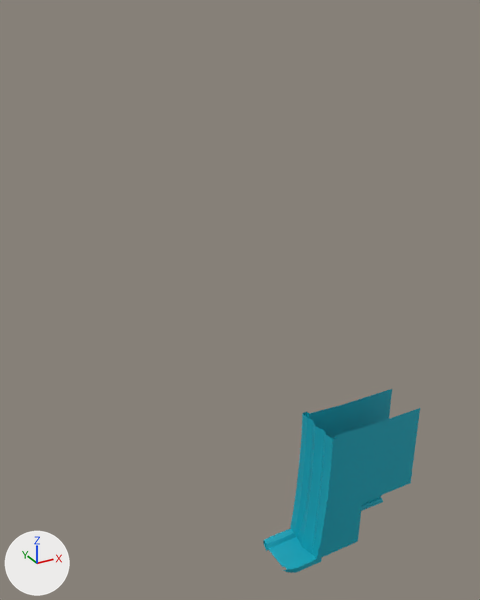
Renders of the FBX model New Unity Project/Assets/3D Assets/Wall_left_nocrystals.fbx from each side of a commit.
The view is the same before and after, from a 50 mm camera at (-0.0836, -0.1299, 0.1531) aimed at (-0.0003, 0.0217, 0.0773). Arrows for +X, +Y and +Z are at lower left; the lights stay in place. Where no turn or scale is listed for an object, it has been applied to the vertices.

Names of what the first picture shows: 'Wall_left_no_crystals'.
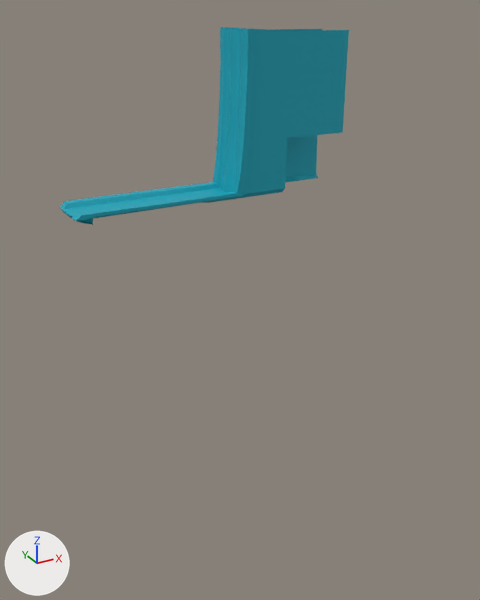
What differs and where, as boxes [x1, y1, x2, y2] in the pictures (480 x 600 px):
'Wall_left_no_crystals', reshaped, moved (84% wider, 8% taller)
    before: [263, 389, 420, 573]
    after: [60, 27, 349, 225]
part 1 of me_mesh, built on
    before: [263, 414, 337, 573]
    after: [60, 27, 252, 225]

The change, as a diff of the scene's bpy script:
```diff
--- a/New Unity Project/Assets/3D Assets/Wall_left_nocrystals.fbx.py
+++ b/New Unity Project/Assets/3D Assets/Wall_left_nocrystals.fbx.py
@@ me_mesh @@
 # used by ob_wall_left_no_crystals; location = (0.0, 0.0, 0.0)
-me_mesh.from_pydata(...)  # 203 vertices, 169 faces; spans x -0.0002..0.0463, y -0.0076..0.0076, z -0.0012..0.0435
+me_mesh.from_pydata(...)  # 337 vertices, 301 faces; spans x -0.0357..0.0463, y -0.0079..0.0075, z -0.0028..0.0435
+# me_mesh part 1
+# 8 vertices are removed from x -0.0002..0.0, y -0.0068..0.007, z -0.0001..0.0013
+# 28 faces are deleted
+# 19 vertices in x 0.0027..0.0144, y -0.0076..-0.0049, z 0.0003..0.0347 move by (0.0, -0.0003, 0.0)
+# 12 vertices in x 0.0027..0.0462, y 0.0049..0.0074, z -0.0003..0.0075 move by (0.0, 0.0001, 0.0)
+# 5 vertices in x 0.0027..0.0119, y 0.0069, z -0.0002 move by (0.0, -0.0003, -0.0001)
+# 4 vertices in x 0.0027..0.0101, y 0.0074, z 0.0011 move by (0.0, 0.0001, 0.0001)
+# 4 vertices in x 0.0117..0.0127, y 0.0046, z 0.0147..0.0435 move by (0.0, 0.0004, 0.0)
+# 4 vertices in x 0.0027..0.0101, y -0.0074, z 0.0011 move by (0.0, -0.0003, 0.0001)
+# 19 vertices move from x 0.0027..0.0267, y -0.0075..0.0057, z -0.0006..0.0435 to x 0.0027..0.0267, y -0.0079..0.0058, z -0.0003..0.0435
+# 93 vertices are added at x -0.0357..0.0131, y -0.0077..0.0075, z -0.0028..0.0435
+# 7 new vertices lie (-0.0027, 0.0, 0.0) away from vertices in x 0.0027, y -0.0074..0.0074, z -0.0002..0.0012
+# 10 new vertices lie (-0.0304, 0.0, 0.0) away from vertices in x 0.0, y -0.0077..0.0075, z -0.0003..0.0012
+# 9 new vertices lie (-0.0004, 0.0, 0.0) away from vertices in x -0.0304, y -0.0077..0.0075, z -0.0001..0.0012
+# 6 new vertices lie (0.0, -0.0019, 0.0) away from vertices in x -0.0308..0.0061, y 0.0042..0.0043, z 0.0
+# 6 new vertices lie (0.0, 0.0018, 0.0) away from vertices in x -0.0308..0.0061, y -0.0043, z 0.0
+# 6 new vertices lie (0.0, -0.0021, 0.0) away from vertices in x -0.0308..0.0061, y 0.0, z 0.0
+# 5 new vertices lie (-0.0021, 0.0, 0.0) away from vertices in x -0.0308, y -0.0025..0.0042, z 0.0
+# 160 new faces join them
 me_mesh.materials.append(mat_phonge1)
@@ ob_wall_left_no_crystals @@
 ob_wall_left_no_crystals = bpy.data.objects.new('Wall_left_no_crystals', me_mesh)
-ob_wall_left_no_crystals.location = (0.0, 0.0, 0.0)
+ob_wall_left_no_crystals.location = (-0.0068, 0.0372, 0.1047)
```
